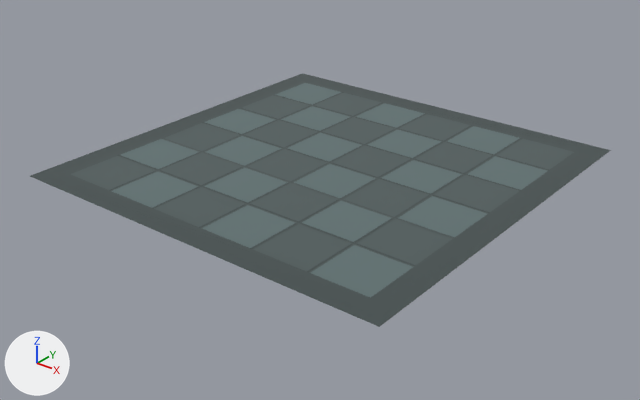
One commit to the FBX model Assets/Art/Level_Geometry/SM_floor_tiled.fbx: the scene before it, then after it.
Rendered twice from a 50 mm lens placed at (18.19, -23.29, 12.81), pointed at (0.1, -0.67, -1.21). Every picture has the same lights, and +X, +Y and +Z are marked at lower left. Where no turn or scale is listed for an object, it has been applied to the vertices.

The older version as bpy lines, for what is in view:
```python
me_cube_001 = bpy.data.meshes.new('Cube.001')
me_cube_001.from_pydata(...)  # 293 vertices, 260 faces; spans x -7.49..7.49, y -7.49..7.49, z -0.01..0.0
# faces by material slot: [18, 224, 18]
me_cube_001.materials.append(mat_material_009)  # dark cyan #5f7172
me_cube_001.materials.append(mat_material_010)  # dark grey #434e4e
me_cube_001.materials.append(mat_material_011)  # dark grey #4f5c5c
ob_floor___tiled = bpy.data.objects.new('Floor - Tiled', me_cube_001)
ob_floor___tiled.location = (0.0, 0.0, 0.0)
```
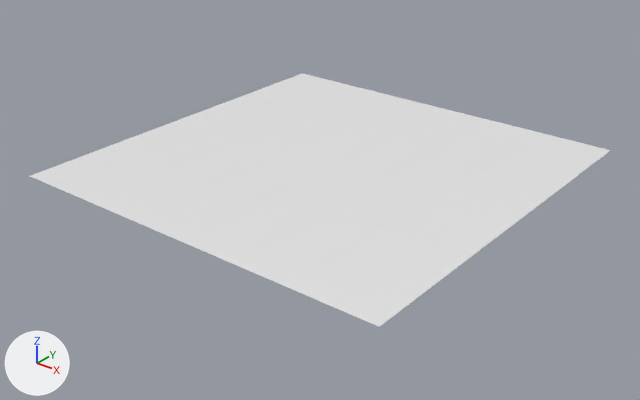
Commit message: Add floor model

Changed parts and their boxes [x1, y1, x2, y2] in the pictures (640 x 400 px):
part 1 of me_cube_001, recoloured (grey to white)
    both: [112, 83, 547, 298]
part 2 of me_cube_001, recoloured (grey to white)
    both: [30, 73, 611, 327]
part 3 of me_cube_001, recoloured (grey to white)
    both: [71, 93, 574, 271]

What changed in the scene script:
```text
Add mat_material_012:
    mat_material_012 = principled_material('Material.012')
    mat_material_012.base_color = (0.8, 0.8, 0.8)  # white #e7e7e7
    mat_material_012.roughness = 0.4
Change me_cube_001:
    where me_cube_001.from_pydata(...)  # 293 vertices, 260 faces; spans x -7.49..7.49, y -7.49..7.49, z -0.01..0.0
    used by ob_floor___tiled; location = (0.0, 0.0, 0.0)
    me_cube_001 part 1: all 18 faces that had it switch from mat_material_009 (dark cyan #5f7172) to mat_material_012 (white #e7e7e7)
    me_cube_001 part 2: all 224 faces that had it switch from mat_material_010 (dark grey #434e4e) to mat_material_012 (white #e7e7e7)
    me_cube_001 part 3: all 18 faces that had it switch from mat_material_011 (dark grey #4f5c5c) to mat_material_012 (white #e7e7e7)
```
